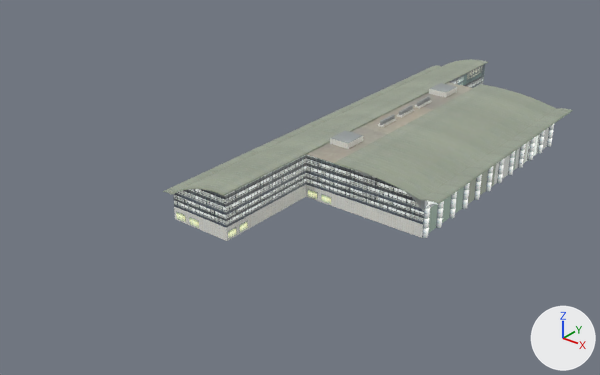
An edit to the Blender file PackageSources/Scenery/airport-rkpk-busan/modellib/international_terminal/international_terminal.blend, drawn before and after from the same camera.
Rendered twice from a 50 mm camera at (237.0, -369.0, 184.0) aimed at (3.0, -76.0, 2.0). The lights are fixed; the arrows at lower right show +X, +Y and +Z.

The first picture shows 'node2'.
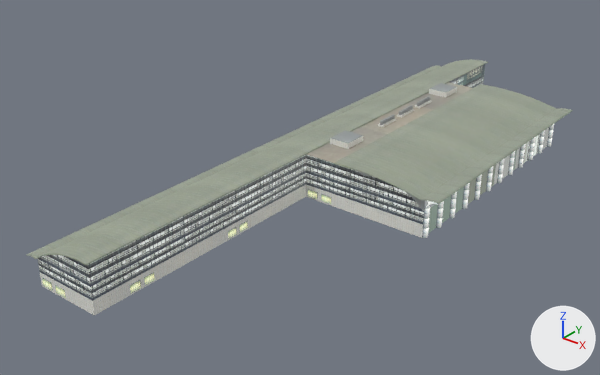
Boxes (x1, y1, x2, y2) around the edits, measured in the pictures (600 x 375 px):
'node2', reshaped (33% wider, 40% taller)
    before: (163, 59, 573, 241)
    after: (27, 59, 573, 315)
part 1 of me_meshid1_name, deleted
    before: (163, 188, 224, 196)
part 2 of me_meshid1_name, deleted
    before: (173, 189, 226, 215)
part 3 of me_meshid1_name, deleted
    before: (173, 195, 227, 231)
part 4 of me_meshid1_name, deleted
    before: (174, 210, 227, 241)
part 5 of me_meshid1_name, built on
    before: (225, 154, 424, 241)
    after: (27, 154, 424, 315)

Diff of the bpy script that builds the scene:
```diff
--- a/PackageSources/Scenery/airport-rkpk-busan/modellib/international_terminal/international_terminal.blend.py
+++ b/PackageSources/Scenery/airport-rkpk-busan/modellib/international_terminal/international_terminal.blend.py
@@ me_meshid1_name @@
 # used by ob_node2; parent = ob_node0; location = (0.0, 0.0, 0.0)
-me_meshid1_name.from_pydata(...)  # 9391 vertices, 7878 faces; spans x -31.0..85.0, y -136.0..110.0, z 0.0..26.0
+me_meshid1_name.from_pydata(...)  # 9567 vertices, 7970 faces, 2 loose edges; spans x -31.0..85.0, y -210.0..110.0, z 0.0..26.0
+# me_meshid1_name part 1: the loose piece of 32 vertices spanning x -31.0..9.0, y -136.0, z 13.0..24.0 is deleted
+# me_meshid1_name part 2: the loose piece of 9 vertices spanning x -25.0..9.0, y -135.0, z 13.0..23.0 is deleted
+# me_meshid1_name part 3: the loose piece of 4 vertices spanning x -25.0..9.0, y -135.0, z 5.0..13.0 is deleted
+# me_meshid1_name part 4: the loose piece of 4 vertices spanning x -25.0..9.0, y -135.0, z 0.0..5.0 is deleted
+# me_meshid1_name part 5
+# 15 vertices are removed from x -25.0..9.0, y -135.0, z 0.0..23.0
+# 38 faces are deleted
+# 40 vertices in x -31.0..9.0, y -136.0, z 13.0..24.0 move by (0.0, -74.0, 0.0)
+# 214 vertices are added at x -31.0..9.0, y -210.0..-209.0, z 0.0..24.0
+# 6 new vertices lie (0.0, -131.0, 0.0) away from vertices in x 2.0..9.0, y -78.0, z 0.0..23.0
+# 8 new vertices lie (-34.0, 0.0, 0.0) away from vertices in x 9.0, y -209.0, z 0.0..13.0
+# 5 new vertices lie (0.0, 0.0, 10.0) away from vertices in x 9.0, y -209.0, z 13.0
+# 7 new vertices lie (6.0, 0.0, 2.0) away from vertices in x -15.0, y -210.0..-209.0, z 19.0
+# 2 loose edges are added
+# 139 new faces join them
+# 32 new faces join them, smooth
 me_meshid1_name.materials.append(mat_m4mat)
```
